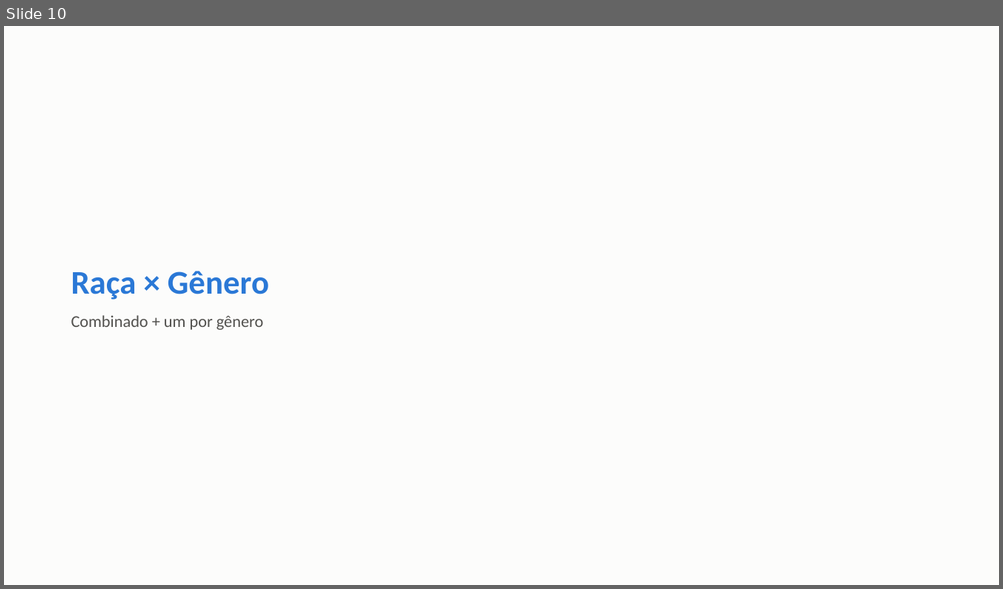
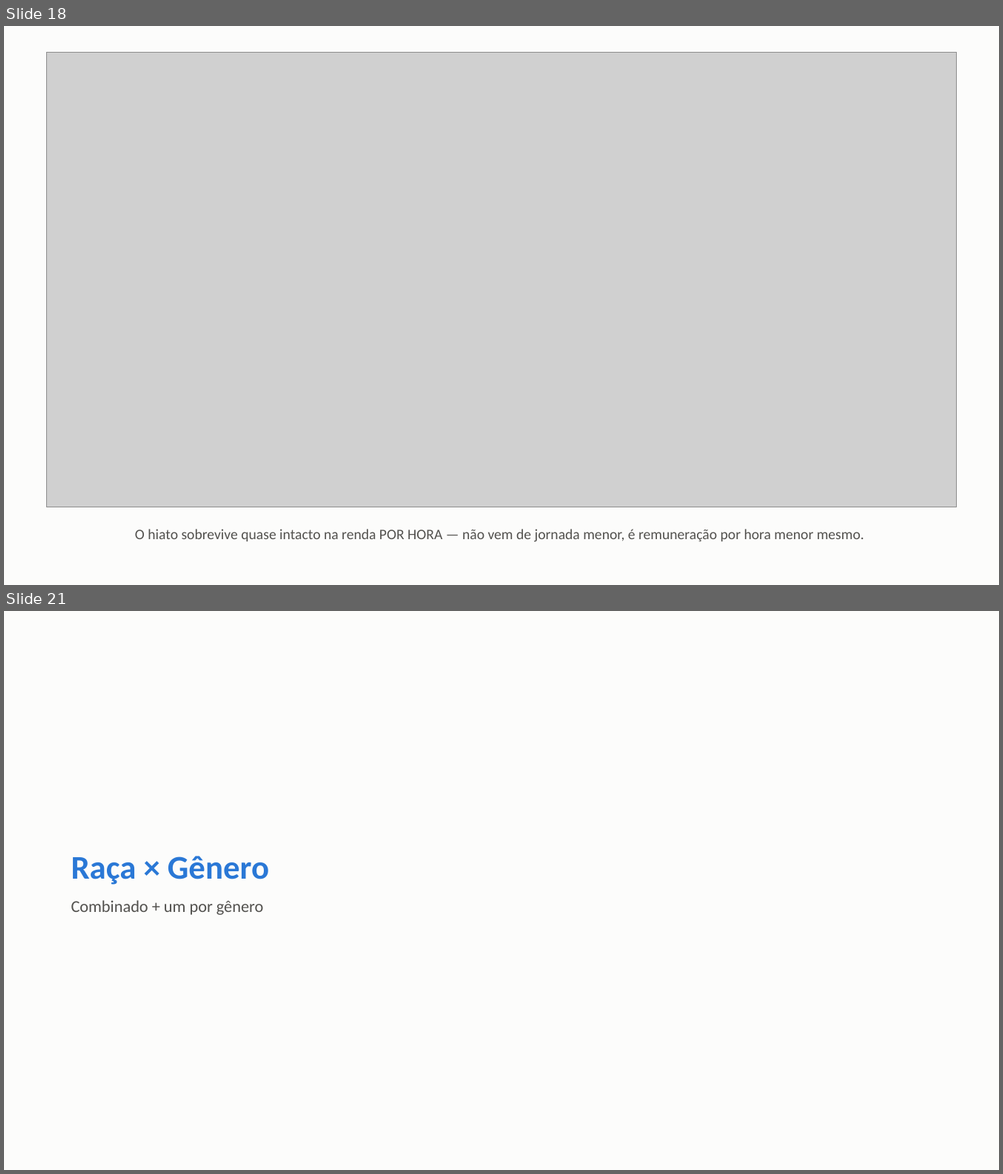
Before and after one commit to FelipeSantanaJ/Hub-Racial-Brasil, a slide deck: docs/Datahub_Racial_Brasil_Fase1.pptx. Shown one above the other, each under a label of ours: slide 10 before the commit, slides 18 and 21 after it; the slides between them are not shown. The pictures are 1003x589 and 1003x1174 pixels, drawn with LibreOffice and Linux fonts; fonts in the diff are those of the drawing; grey boxes stand for pictures. Boxes give left, top, right and bottom in pixels: in the first picture for what was removed or moved away, otherwise in the second. Text is boxed around its words. In the diff, an @@ line names an element or a change of style, - is before the commit and + after.

Commit message:
Aprofunda a Fase 1: Oaxaca-Blinder, hiato regional, segregação, quebra estrutural
Aplica teste de significância formal ao resíduo da decomposição do hiato
Branca-Negra via regressão (Oaxaca-Blinder + RIF por quantil, novas funções
em pnadc_core.py, validadas com dado sintético) — resíduo de +22% (p<0,001),
convergindo com os 24% da padronização direta. Descobre um padrão em U: o
hiato residual é menor na mediana (~15%) e maior na base (~31%) e no topo
(~36%) da distribuição de renda.

Adiciona: hiato racial por Região (Welch), índice de segregação ocupacional
de Duncan, teste de quebra estrutural (tipo Chow) nos 3 eventos já mapeados
(reforma trabalhista, reforma da previdência, recessão 2015-16) — os 3
significativos. Traz 4 variáveis novas da PNAD: informalidade/carteira
assinada, renda por hora (mostra que o hiato não vem de jornada menor),
alfabetização (60+) e desalento entre quem está fora da força de trabalho.

Corrige um bug real de decodificação (VD4009 zero-padded, dava NULL
silencioso) e descarta frequência escolar (V3014) por cobertura amostral
não explicada (~6-8%, não bate com rotação de painel nem com V3001).

53 gráficos (era 44), apresentação com 69 slides (era 58).

```diff
--- a/docs/Datahub_Racial_Brasil_Fase1.pptx
+++ b/docs/Datahub_Racial_Brasil_Fase1.pptx
@@ slide 18 added at box(4, 26, 999, 585), background #FCFCFB @@
@@ picture added at box(46, 52, 957, 507) @@
@@ text added at box(135, 529, 864, 543), 14 pt, text #52514E @@
+O hiato sobrevive quase intacto na renda POR HORA — não vem de jornada menor, é remuneração por hora menor mesmo.
@@ what was slide 10 is now slide 21 @@
```
Also in this commit, not shown: 10 other slides added, 34 other files.
